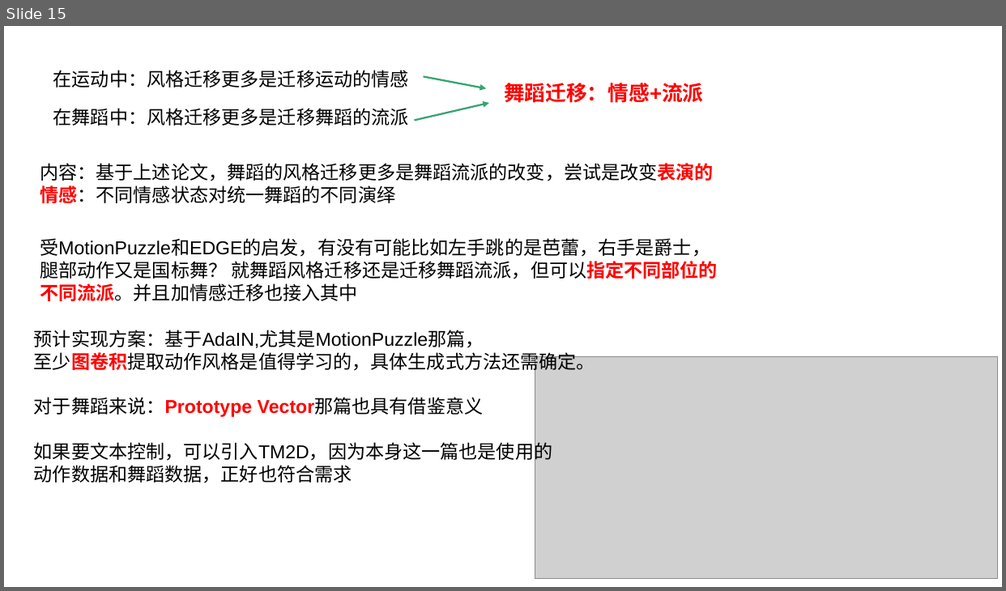
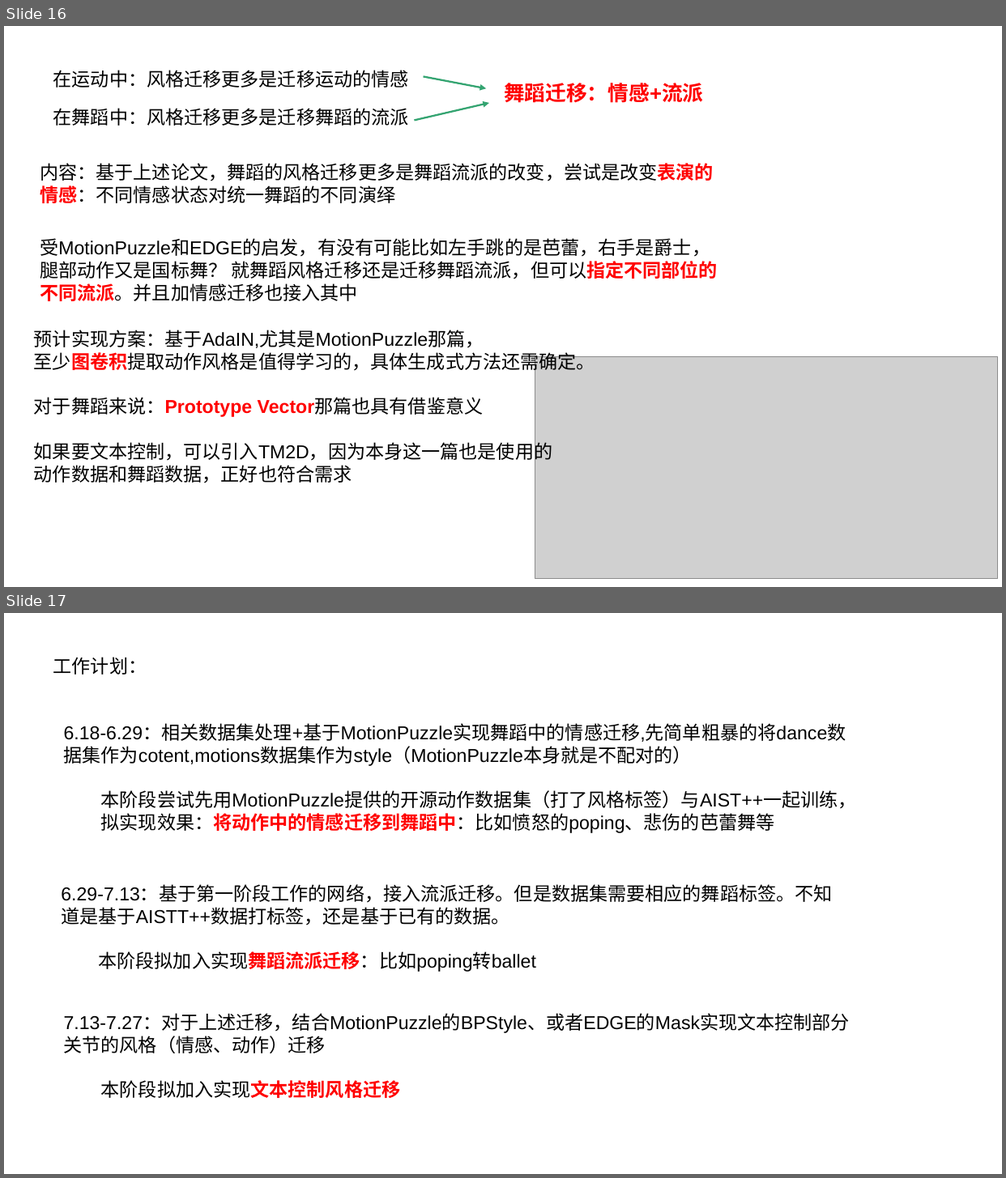
Before and after one commit to Ein-verlass/StyleTransferDatasets, a slide deck: 第一周汇报.pptx. Shown one above the other, each under a label of ours: slide 15 before the commit, slides 16 and 17 after it. The pictures are 1006x591 and 1006x1178 pixels, drawn with LibreOffice and Linux fonts; fonts in the diff are those of the drawing; grey boxes stand for pictures. Boxes give left, top, right and bottom in pixels: in the first picture for what was removed or moved away, otherwise in the second. Text is boxed around its words. In the diff, an @@ line names an element or a change of style, - is before the commit and + after.

```diff
--- a/第一周汇报.pptx
+++ b/第一周汇报.pptx
@@ slide 17 added at box(4, 613, 1002, 1174), background #FFFFFF @@
@@ text added at box(53, 657, 147, 675), 18 pt, text #000000 @@
+工作计划：
@@ text added at box(64, 725, 857, 833), 18 pt, text #000000 @@
+6.18-6.29：相关数据集处理+基于MotionPuzzle实现舞蹈中的情感迁移,先简单粗暴的将dance数据集作为cotent,motions数据集作为style（MotionPuzzle本身就是不配对的）
+本阶段尝试先用MotionPuzzle提供的开源动作数据集（打了风格标签）与AIST++一起训练，
+拟实现效果：将动作中的情感迁移到舞蹈中：比如愤怒的poping、悲伤的芭蕾舞等
@@ text added at box(61, 886, 832, 972), 18 pt, text #000000 @@
+6.29-7.13：基于第一阶段工作的网络，接入流派迁移。但是数据集需要相应的舞蹈标签。不知道是基于AISTT++数据打标签，还是基于已有的数据。
+本阶段拟加入实现舞蹈流派迁移：比如poping转ballet
@@ text added at box(64, 1015, 850, 1098), 18 pt, text #000000 @@
+7.13-7.27：对于上述迁移，结合MotionPuzzle的BPStyle、或者EDGE的Mask实现文本控制部分关节的风格（情感、动作）迁移
+本阶段拟加入实现文本控制风格迁移
@@ what was slide 15 is now slide 16 @@
```
Also in this commit, not shown: 3 slides changed, 1 other slide added.
